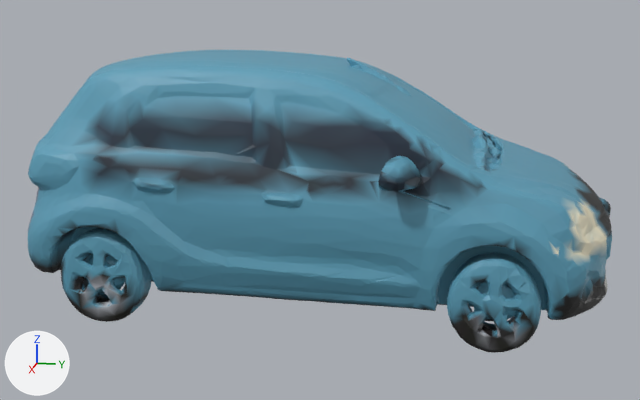
The glTF model public/assets/models/vehicles/tiba_lod1.glb, before and after one commit.
Rendered twice from a 50 mm lens placed at (244.4, 46.1, 88.8), pointed at (3.3, -2.1, 28.5). The lights are fixed; the arrows at lower left show +X, +Y and +Z. The picture after the commit comes second. Where no turn or scale is listed for an object, it has been applied to the vertices. Vertices at exactly the same position are counted once.

In view in the first picture: 'geometry_0'.
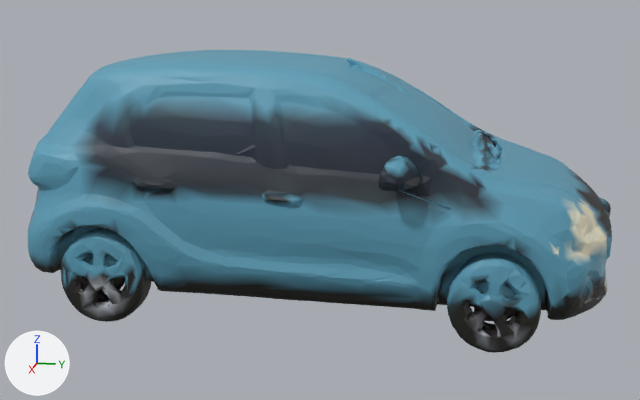
Pixel boxes (x1, y1, x2, y2) of what changed, in the pictures (640 x 400 px):
part 1 of me_geometry_0, recoloured
    both: (62, 97, 557, 333)
part 2 of me_geometry_0, recoloured
    both: (62, 103, 555, 340)
part 3 of me_geometry_0, recoloured
    both: (64, 130, 556, 329)
part 4 of me_geometry_0, recoloured
    both: (61, 107, 564, 340)

The change, as a list of edits to the scene's bpy script:
```text
Change me_geometry_0:
    where me_geometry_0.from_pydata(...)  # 8495 vertices, 17098 faces; spans x -42.0..45.0, y -81.0..77.0, z 0.0..69.0
    used by ob_geometry_0; location = (0.0, 0.0, 0.0)
    me_geometry_0 part 1: 1347 faces centred in x -40.0..43.0, y -73.0..68.0, z 4.0..60.0 are repainted in the vertex colours; the middle colour goes from cyan #5899b2 to dark blue #22323d
    me_geometry_0 part 2: 869 faces centred in x -41.0..44.0, y -67.0..62.0, z 5.0..57.0 are repainted in the vertex colours; the middle colour goes from cyan #5694ad to dark blue #1c2635
    me_geometry_0 part 3: 1293 faces centred in x -41.0..43.0, y -65.0..63.0, z 3.0..47.0 are repainted in the vertex colours; the middle colour goes from cyan #5898b0 to black #1c1c16
    me_geometry_0 part 4: 1492 faces centred in x -42.0..45.0, y -79.0..74.0, z 0.0..56.0 are repainted in the vertex colours; the middle colour goes from dark cyan #355562 to black #1c1c16
```
